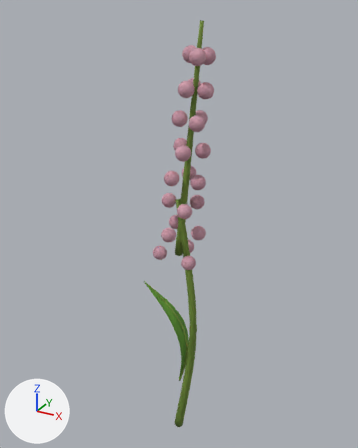
The Blender file models/items/plants/herbs/heath_flower.blend: old version first, new version second.
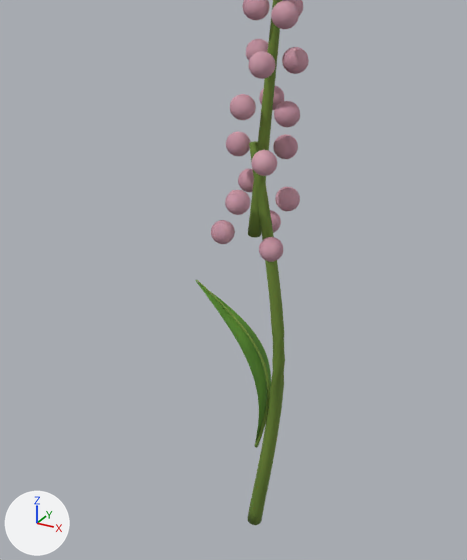
Each version is shown whole from a 50 mm camera at (0.148, -0.268, 0.317) aimed at (-0.005, 0.01, 0.178), then close up on the part from 8% to 85% of the width and 26% to 100% of the height. Every picture has the same lights, and +X, +Y and +Z are marked at lower left. The older version's two pictures come first.

Objects in the first close-up: 'Herb'.
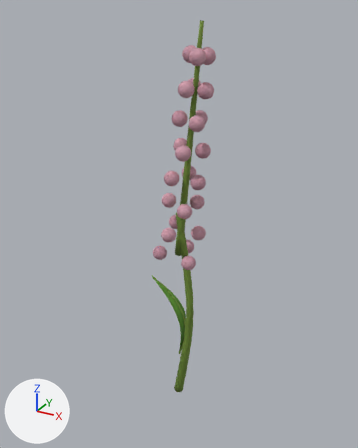
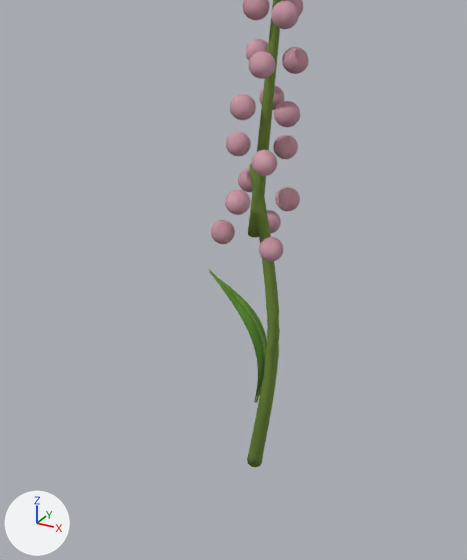
The newer file is also rescaled (x1.3), turned or shifted as a whole; pictures and numbers use the older file's frame.

What changed in the scene script:
```text
Change me_stem:
    used by ob_herb; location = (0.0, 0.0, 0.0)
    remove me_stem.from_pydata(...)  # 6203 vertices, 6582 faces; spans x -0.03..0.023, y -0.017..0.018, z 0.005..0.309
    add me_stem.from_pydata(...)  # 6203 vertices, 6582 faces; spans x -0.023..0.023, y -0.017..0.018, z 0.04..0.309
    me_stem part 1: 765 vertices moved from x -0.03..0.015, y -0.007..0.007, z 0.005..0.2 to x -0.023..0.012, y -0.005..0.005, z 0.04..0.191; 12 vertices removed from x 0.006..0.008, y -0.001..0.001, z 0.076..0.079; 12 vertices added at x 0.004, y 0.0, z 0.11..0.112
```

Location of each change, [x1, y1, x2, y2] in pixels of the close-ups (467 x 560 px; the box of a moved part takes in the faces that stretch with it):
'Herb', reshaped
    before: [195, 0, 309, 525]
    after: [208, 0, 309, 467]
part 1 of me_stem, moved or reshaped
    before: [195, 141, 285, 525]
    after: [208, 164, 280, 467]
